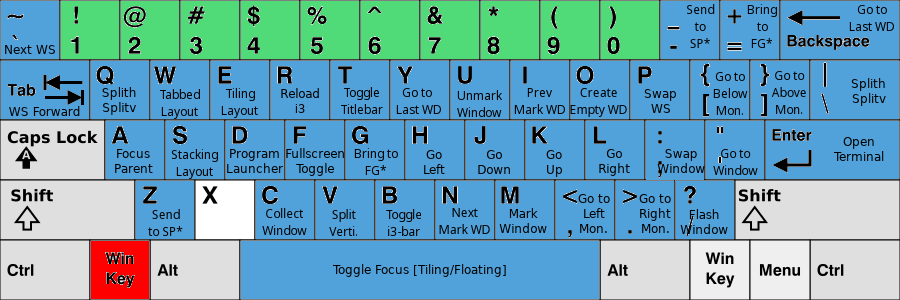
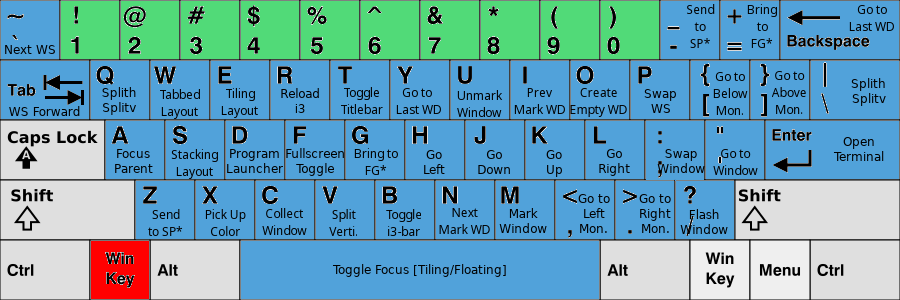
Before/after of a 900x300 layered artwork. What changed in the layer stack:
added layer "Pick Up ..." above "Collect ..." over left=205, top=209, right=246, bottom=236
painted on "Send ... #1" over left=149, top=209, right=183, bottom=236
painted on "KB_United_States-NoAltGr.svg" over left=196, top=181, right=254, bottom=239
